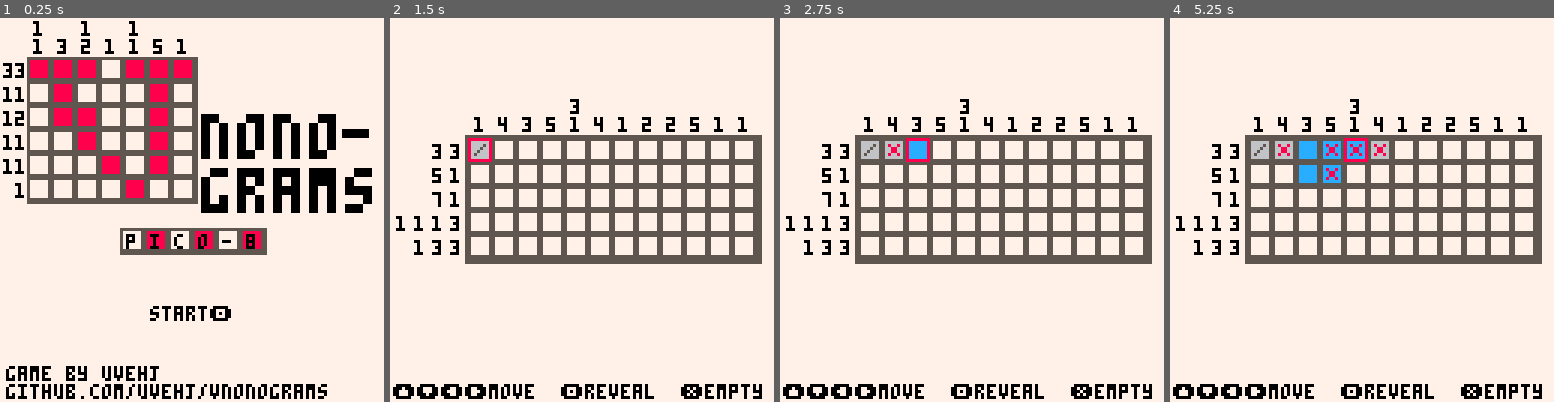
Above: before the commit, frames 1-4 (left to right).
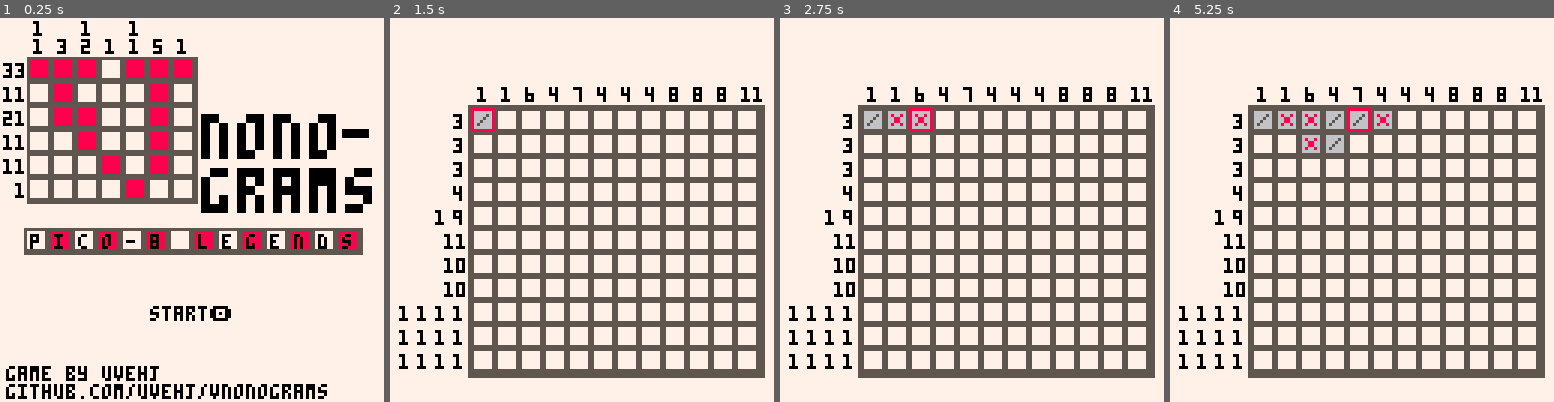
Above: after the commit, the same moments.

Repository: uvehj/VNonograms
Game: PICO-8 cartridge cartridges/vnonogramspico8.p8
The game is run twice, just before and just after one commit, with the same random seed, the same clock (stepped at 60 frames per second) and the same inputs.
Inputs:
- Up to frame 1 (0.25 s): no input
- Up to frame 2 (1.5 s): tap X (X key) at 0.33, 1.07 s; tap O (Z key) at 0.7 s
- Up to frame 3 (2.75 s): hold Right 1.6-2.1 s; tap O (Z key) at 1.7, 2.1, 2.5 s; tap X (X key) at 1.85 s; hold Up 2.15-2.42 s; hold Right from 2.47 s (still down)
- Up to frame 4 (5.25 s): tap O (Z key) every 0.4 s from 2.9 to 4.9 s; tap X (X key) at 2.97, 4.08, 5.2 s; release Right at 3.03 s; hold Left 3.08-3.58 s; hold Down 3.63-3.97 s; hold Right 4.02-4.68 s; hold Up 4.73-5.03 s; hold Left from 5.08 s (still down)

The runs differ from the first frame. In frame 1, 3.2% of the frame differs, in the area x 0-95%, y 24-62%; in frame 2, 33%; in frame 3, 34%; in frame 4, 35%, in the area x 0-98%, y 17-100%.

Commit message:
New puzzles, removed instructions
Modified the titlescreen, changed positioning of numbers in rows

Diff:
--- a/cartridges/vnonogramspico8.p8
+++ b/cartridges/vnonogramspico8.p8
@@ -14,7 +14,7 @@
 function _draw()
     cls(7)
     if state == 1 then
-        draw_instructions()
+        --draw_instructions()
         draw_board(puzzle.x,puzzle.y)
         draw_cursor(puzzle.x,puzzle.y)
     elseif state == 2 then
@@ -124,7 +124,7 @@
     --line break
     rectfill(66+8*2*3,32+5,66+8*2*3+8,32+7,0)
     --numbers for the fake nonogram
-    local titlerows = {"33","11","12","11","11"," 1"}
+    local titlerows = {"33","11","21","11","11"," 1"}
     local y = 15
     for row in all(titlerows) do
         print(row,1,y,0)
@@ -135,7 +135,7 @@
     rectfill(9,13,9+7*8,13+6*8,5)
     map(0,0,9,13,7,6)
     --subtitle
-    local subtitle = {"p","i","c","o","-","8"}
+    local subtitle = {"p","i","c","o","-","8"," ","l","e","g","e","n","d","s"}
     local x = 64 - #subtitle*4
     rectfill(x,70,x + #subtitle*8,78,5)
     local spriten = 0
@@ -161,7 +161,7 @@
 function draw_win()
     print("puzzle finished!",1,1,0)
     print("mistakes made: "..tostr(puzzle.mistakes),1,8,0)
-    print("press any button",1,16,0)
+    print("press any button",1,15,0)
 end
 
 function draw_board(posx,posy)
@@ -181,8 +181,8 @@
     for row in all(puzzle.rownumbers) do
         local xnum = puzzle.x - #row * 6
         for number in all(row) do
-            if number > 10 then
-                print(number,xnum-1,ynum,0)
+            if number >= 10 then
+                print(number,xnum-3,ynum,0)
             else
                 print(number,xnum,ynum,0)
             end
@@ -345,9 +345,65 @@
 
 function load_level(levelnum)
     if levelnum == 1 then
-        return create_puzzle({26,40},{83,0},{94,4})
-    end
-end
+        return create_puzzle({27,30},{105,0},{116,10})
+    end
+end
+…(56 lines of a section not shown)…
 
 
 
@@ -493,41 +549,41 @@
 
 
 __map__
-0303030103030303010101010103010101030301030301010103030303030303030303030000030303030303010103030101010301010301010103010103030101010101010303010101010101030101010301000003030300000000030303000000000000000000000000000000000000000000000000000000000000000000
-0103010101030103030303030303010000030303030300000103000303030003000000030000030000010103000003010100000303010303030303030303000303010103030003030100000000030000000301000303030303000000030000000000000000000000000000000000000000000000000000000000000000000000
-0103030101030103010303030103010000030303030300000103030303030303000303030303030303010103000003010303030303030301030303010303000303030303030003030101000303030300030303030303030303030000030000000000000000000000000000000000000000000000000000000000000000000000
-0101030101030103010303030103010000000303030000000103000000000003000000000303000000010103000003010300000303010303030303030303000300030300030003030101000000000300030001000300030003000303030000000000000000000000000000000000000000000000000000000000000000000000
-0101010301030101030303030301010000000003000000000103030303030303010101030101030101010303030303030300000300010100000000010303000303030303030003030101000000000303030301000300030303000303030000000000000000000000000000000000000000000000000000000000000000000000
-0101010103010100000000000000010303030000000303030100000303030001010303030101030000000301030303010100030000030103030300010303000003030303010003030100000000000300030301000000000000000000000000000000000000000000000000000000000000000000000000000000000000000000
-0103030303030303010101030300010303030000000303030103030303030303010003000000010000000303030303030103030000030103010301010303000003000003000003030300030303030303030303000000000000000000000000000000000000000000000000000000000000000000000000000000000000000000
-0303030303030303030003030300030303030300030303030300030303030301010303030303010000000000000000000303030303030000000000000103030101010101010303010103030303030303000001000000000000000000000000000000000000000000000000000000000000000000000000000000000000000000
-0303000000000000030000030100010303030000000303030101030101010301030003000000030000000000000000000103030000010000000000000000000000000000000000000103030303030303000001000000000000000000000000000000000000000000000000000000000000000000000000000000000000000000
-0303030000000003030000030100010301030101010301030100000000000000010303010103010000000000000000000101030101010000000000000000000000000000000000000303000000000300030001000000000000000000000000000000000000000000000000000000000000000000000000000000000000000000
-0303000000000000030000030101010103030103030303010303030303030101030103010101010101010100000000000000000000000000000000000000000000000000000000000303010101010301030101000000000000000000000000000000000000000000000000000000000000000000000000000000000000000000
-0303030303000303030000030101000003030303030301010103030303030000030003000300000000000100000000000000000000000000000000000000000000000000000000000000000000000000000000000000000000000000000000000000000000000000000000000000000000000000000000000000000000000000
-0303030303030303030303000101000003000103030101010101030303030000030003000300000000000100000000000000000000000000000000000000000000000000000000000000000000000000000000000000000000000000000000000000000000000000000000000000000000000000000000000000000000000000
-0303030303030303030000000101030303000103010101010103030303030000030303030300030303000100000000000000000000000000000000000000000000000000000000000000000000000000000000000000000000000000000000000000000000000000000000000000000000000000000000000000000000000000
-0103030303030303000000000103030303000101030101010303010303030300030303030300030303000100000000000000000000000000000000000000000000000000000000000000000000000000000000000000000000000000000000000000000000000000000000000000000000000000000000000000000000000000
-0101030101010301010101010103030301010101030301030303030103030003030303030300030303000100000000000000000000000000000000000000000000000000000000000000000000000000000000000000000000000000000000000000000000000000000000000000000000000000000000000000000000000000
-0103030301010301010303030103030000000001010103030303030301030000000303030000030303000100000000000000000000000000000000000000000000000000000000000000000000000000000000000000000000000000000000000000000000000000000000000000000000000000000000000000000000000000
-0303000303000303030103010301030000000003030303010101010101010000000000000000030303000100000000000000000000000000000000010000010000010100000000000100000000000000000000000000000000000000000000000000000000000000000000000000000000000000000000000000000000000000
-0300000003000300000101030303010000000003030301030101010101030000000000000303030303030300000000000000000000000000000000000000000000000000000000000000000000000000000000000000000000000000000000000000000000000000000000000000000000000000000000000000000000000000
-0300000003000300000103010301030000000003030301030301010103030000000000000300000000000300000000000000000000000000000000000000000000000000000000000000000000000000000000000000000000000000000000000000000000000000000000000000000000000000000000000000000000000000
-0303000303000003030303030103030000000003030301030303010303030101010101010303030303030300000000000000000000000000000000000000000000000000000000000000000000000000000000000000000000000000000000000000000000000000000000000000000000000000000000000000000000000000
-0103030300000000000100000000000000000000000000000000000000000000000000000000000000000000000000000000000000000000000000000000000000000000000000000000000000000000000000000000000000000000000000000000000000000000000000000000000000000000000000000000000000000000
-0303000303000303030300000000000000000000000000000000000000000000000000000000000000000000000000000000000000000000000000010000010100000000000000000100000000000000000000000000000000000000000000000000000000000000000000000000000000000000000000000000000000000000
-0300000003000000000300000000000000000000000000000000000000000000000000000000000000000000000000000000000000000000000000000000000000000000000000000000000000000000000000000000000000000000000000000000000000000000000000000000000000000000000000000000000000000000
-0300000003000000000300000000000000000000000000000000000000000000000000000000000000000000000000000000000000000000000000000000000000000000000000000000000000000000000000000000000000000000000000000000000000000000000000000000000000000000000000000000000000000000
-0303000303000000000300000000000000000000000000000000000000000000000000000000000000000000000000000000000000000000000000000000000000000000000000000000000000000000000000000000000000000000000000000000000000000000000000000000000000000000000000000000000000000000
-0103030301010303030300000000000000000000000000000000000001000000000000010000010000000000000000000000010000010000010100000100000100000000000000000000000000000000000000000000000000000000000000000000000000000000000000000000000000000000000000000000000000000000
-0000000000000000000000000000000000000000000000000000000000000000000000010000000000000000000000000000000000000000000000000100000000000000000000000000000000000000000000000000000000000000000000000000000000000000000000000000000000000000000000000000000000000000
-0000000000000000000000000000000000000000000000000000000000000000000000000000000000000000000000000000000000000000000000000100000000000000000000000000000000000000000000000000000000000000000000000000000000000000000000000000000000000000000000000000000000000000
-0000000000000000000000000000000000000000000000000000000000000000000000000000000000000000000000000000000000000000000000000100000000000000000000000000000000000000000000000000000000000000000000000000000000000000000000000000000000000000000000000000000000000000
-0000000000000000000000000000000000000000000000000000000000000000000000000000000000000000000000000000000000000000000000010100000000000000000000000000000000000000000000000000000000000000000000000000000000000000000000000000000000000000000000000000000000000000
-0000000000000000000000000000000000000000000000000001000001000000000000000000000000000000000000000000010000010100010100010100000100000000000000000000000000000000000000000000000000000000000000000000000000000000000000000000000000000000000000000000000000000000
-…(6 lines of a section not shown)…
+0303030103030303010101010103010101030301030301010103030303030303030303030000030303030303010103030101010301010301010103010103030101010101010303010101010101030101010301000003030300000000030303030303010101010300030000000000000000000303030000000000000000000000
+0103010101030103030303030303010000030303030300000103000303030003000000030000030000010103000003010100000303010303030303030303000303010103030003030100000000030000000301000303030303000000030001030003000000000300030000000000000000000303030000000000000000000000
+0103030101030103010303030103010000030303030300000103030303030303000303030303030303010103000003010303030303030301030303010303000303030303030003030101000303030300030303030303030303030000030001030003000000000300030000000000000000000303030000000000000000000000
+0101030101030103010303030103010000000303030000000103000000000003000000000303000000010103000003010300000303010303030303030303000300030300030003030101000000000300030001000300030003000303030001030003000000000300030000000000000000030303030000000000000000000000
+0101010301030101030303030301010000000003000000000103030303030303010101030101030101010303030303030300000300010100000000010303000303030303030003030101000000000303030301010301030303010303030101030003000000000300030300000303030303030303030000000000000000000000
+0101010103010100000000000000010303030000000303030100000303030001010303030101030000000301030303010100030000030103030300010303000003030303010003030100000000000300030301030303010101010000000000030303030303030303030003030303030303030303030000000000000000000000
+0103030303030303010101030300010303030000000303030103030303030303010003000000010000000303030303030103030000030103010301010303000003000003000003030300030303030303030303030301010101030000000000030303030303030303030000030303030303030303030000000000000000000000
+0303030303030303030003030300030303030300030303030300030303030301010303030303010000000000000000000303030303030000000000000103030101010101010303010103030303030303000001030103010101030000000000030303030303030303030000030303030303030303030000000000000000000000
+0303000000000000030000030100010303030000000303030101030101010301030003000000030000000000000000000103030000010000000000000000000000000000000000000103030303030303000001010303010101030000000000030003030303030300030000030003000000030000030000000000000000000000
+0303030000000003030000030100010301030101010301030100000000000000010303010103010000000003010103010101030101010000000000000000000000000000000000000303000000000300030001030303010103030000000000030000030303030000030000030003000000030000030000000000000000000000
+0303000000000000030000030101010103030103030303010303030303030101030103010101010101010103000003010001000000000000000000000000000000000000000000000303010101010301030101030101010101030000000000030303030303030303030000030003000000030000030000000000000000000000
+0303030303000303030000030101000003030303030301010103030303030000030003000300000000000103030303000001000000000000000000000000000000000000000000000000000000000000000000030301010103030000000000010303030000000303010000000000000000000000000000000000000000000000
+0303030303030303030303000101000003000103030101010101030303030000030003000300000000000103030303030001000000000000000000000000000000000000000000000000000000000000000000030101030301030000000000010103030301010301010000000000000000000000000000000000000000000000
+0303030303030303030000000101030303000103010101010103030303030000030303030300030303000103030003030303000000000000000000000000000000000000000000000000000000000000000000000000000000000000000000000000000000000000000000000000000000000000000000000000000000000000
+0103030303030303000000000103030303000101030101010303010303030300030303030300030303000103030303030303000000000000000000000000000000000000000000000000000000000000000000000000000000000000000000000000000000000000000000000000000000000000000000000000000000000000
+0101030101010301010101010103030301010101030301030303030103030003030303030300030303000101030303000001000000000000000000000000000000000000000000000000000000000000000000000000000000000000000000000000000000000000000000000000000000000000000000000000000000000000
+0103030301010301010103030103030000000001010103030303030301030000000303030000030303000101030303000001000000000000000000000000000000000000000000000000000000000000000000000000000000000000000000000000000000000000000000000000000000000000000000000000000000000000
+0303000303000303030303010301030000000003030303010101010101010000000000000000030303000101030303000101000000000000000000010000010000010100000000000100000000000000000000000000000000000000000000000000000000000000000000000000000000000000000000000000000000000000
+0300000003000300000101030303010000000003030301030101010101030000000000000303030303030301030303000101000000000000000000000000000000000000000000000000000000000000000000000000000000000000000000000000000000000000000000000000000000000000000000000000000000000000
+0300000003000300000103010301030000000003030301030301010103030000000000000300000000000301030303000101000000000000000000000000000000000000000000000000000000000000000000000000000000000000000000000000000000000000000000000000000000000000000000000000000000000000
+0303000303000003030303030103030000000003030301030303010303030101010101010303030303030301030303010101000000000000000000000000000000000000000000000000000000000000000000000000000000000000000000000000000000000000000000000000000000000000000000000000000000000000
+0103030300000000000101010301010101010101010100000000000000000000000000000000000000000000000000000000000000000000000000000000000000000000000000000000000000000000000000000000000000000000000000000000000000000000000000000000000000000000000000000000000000000000
+0303000303000303030301000303030000030303000100000000000000000000000000000000000000000000000000000000000000000000000000010000010100000000000000000100000000000000000000000000000000000000000000000000000000000000000000000000000000000000000000000000000000000000
+0300000003000000000301000300030000000003000100000000000000000000000000000000000000000000000000000000000000000000000000000000000000000000000000000000000000000000000000000000000000000000000000000000000000000000000000000000000000000000000000000000000000000000
+0300000003000000000301000303030300030303030100000000000000000000000000000000000000000000000000000000000000000000000000000000000000000000000000000000000000000000000000000000000000000000000000000000000000000000000000000000000000000000000000000000000000000000
+0303000303000000000303000303000003030303030300000000000000000000000000000000000000000000000000000000000000000000000000000000000000000000000000000000000000000000000000000000000000000000000000000000000000000000000000000000000000000000000000000000000000000000
+0103030301010303030301030303030003000303030100000000000000000000000000000000010000000000000000000000010000010000010100000100000100000000000000000000000000000000000000000000000000000000000000000000000000000000000000000000000000000000000000000000000000000000
+0101030303010101000003030303030003030303030300000000000000000000000000000000000000000000000000000000000000000000000000000100000000000000000000000000000000000000000000000000000000000000000000000000000000000000000000000000000000000000000000000000000000000000
+0103030303030301000001000300000003030303030300000000000000000000000000000000000000000000000000000000000000000000000000000100000000000000000000000000000000000000000000000000000000000000000000000000000000000000000000000000000000000000000000000000000000000000
+0103000000000301000001010101010303010101010300000000000000000000000000000000000000000000000000000000000000000000000000000100000000000000000000000000000000000000000000000000000000000000000000000000000000000000000000000000000000000000000000000000000000000000
+0103030000030301000000000000000000000000000000000000000000000000000000000000000000000000000000000000000000000000000000010100000000000000000000000000000000000000000000000000000000000000000000000000000000000000000000000000000000000000000000000000000000000000
+0103000000000301000000000000000000000000000000000000000000000000000000000000000000000000000000000000010000010100010100010100000100000000000000000000000000000000000000000000000000000000000000000000000000000000000000000000000000000000000000000000000000000000
+…(6 lines of a section not shown)…
Not shown, changed: 112 lines of the sprite sheet (__gfx__) section of cartridges/vnonogramspico8.p8
Not shown, changed: resources/puzzleinfo/pico8.md
